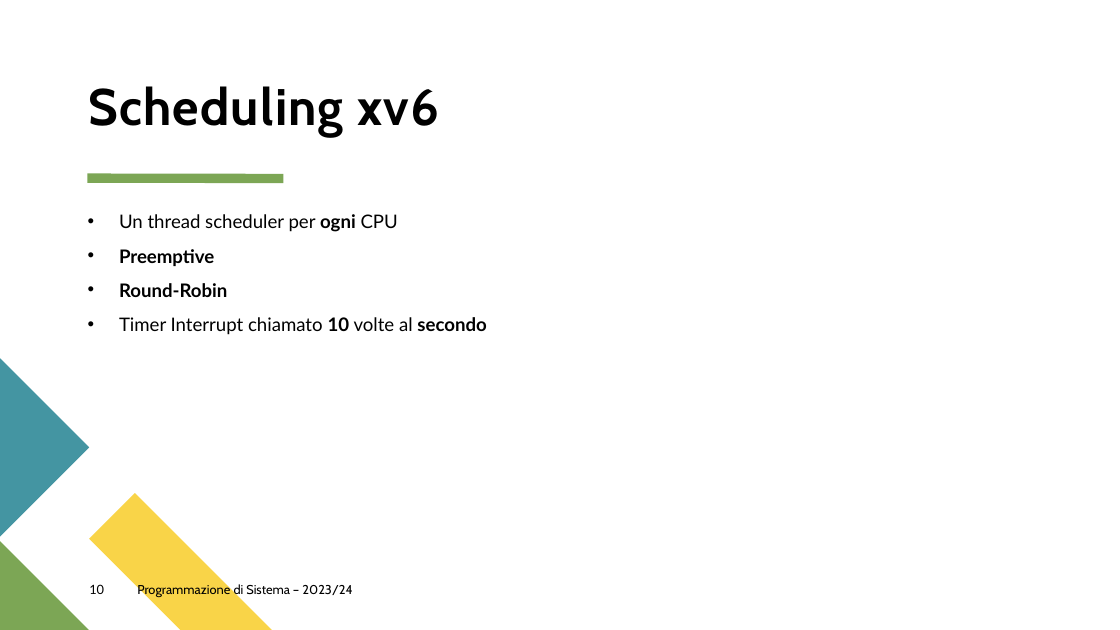
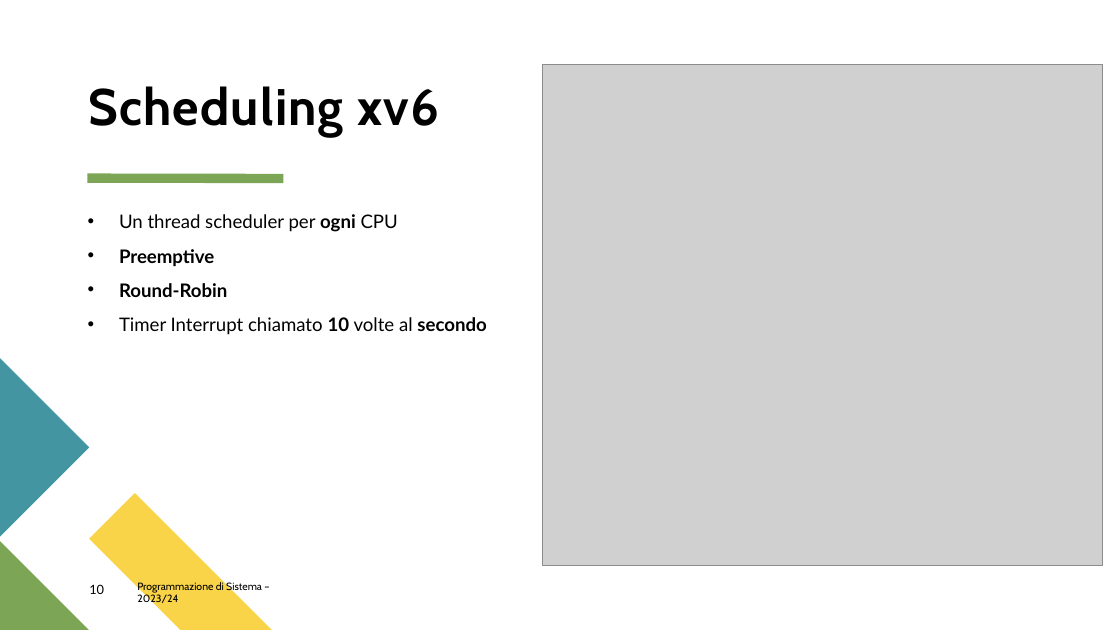
Before and after one commit to Zafonte/OS-project, a slide deck: slide 10 of OS161 Project/PDS.pptx. Drawn at 1120x630 pixels with LibreOffice and Linux fonts; fonts in the diff are those of the drawing; grey boxes stand for pictures. Boxes give left, top, right and bottom in pixels: in the first picture for what was removed or moved away, otherwise in the second. Text is boxed around its words. In the diff, an @@ line names an element or a change of style, - is before the commit and + after.

Commit message:
added pictures

```diff
--- a/OS161 Project/PDS.pptx
+++ b/OS161 Project/PDS.pptx
@@ picture added at [543,65,1103,566] @@
@@ page number at [89,584,104,594]: more space between paragraphs @@
@@ text "Programmazione di Sistema – 2023/24" at [137,582,262,605]: size 11 to 9 pt; line spacing 1 to 0.9; more space between paragraphs @@
```
Also in this commit, not shown: 2 other slides changed.
